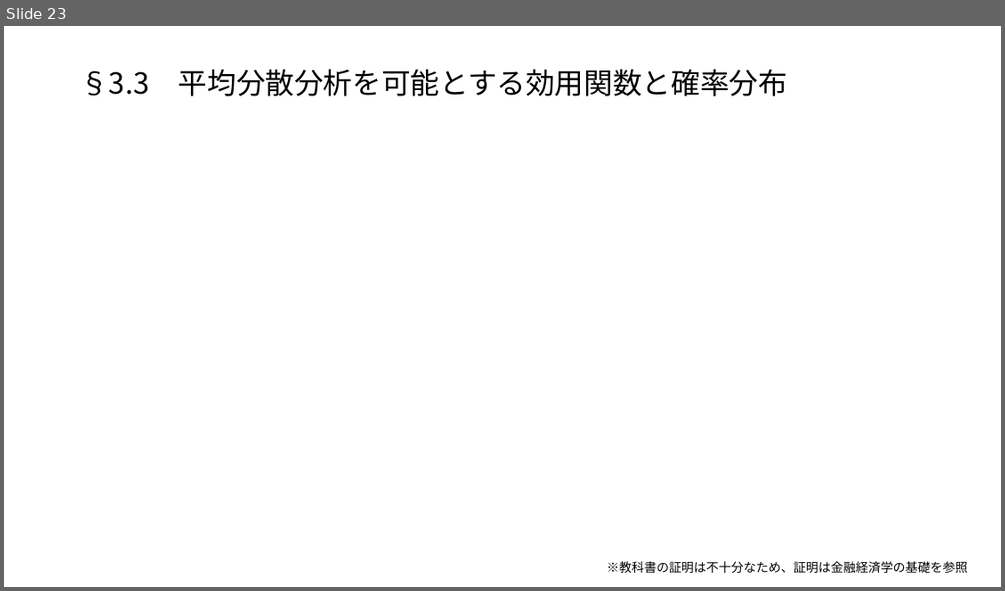
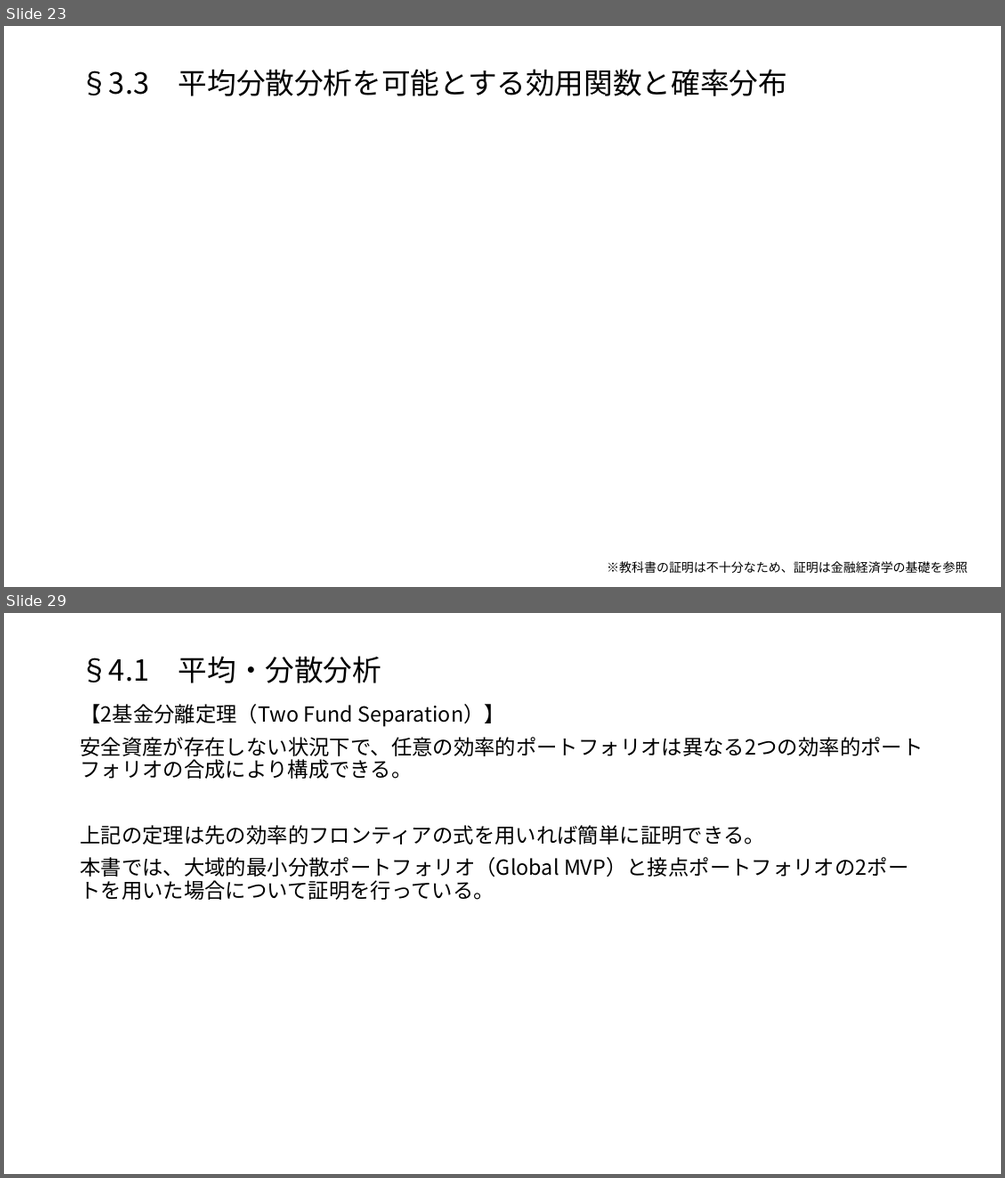
Before and after one commit to macha1811/Long-term-Investment-Theory-and-Practice, a slide deck: 第1章.pptx. Shown one above the other, each under a label of ours: slide 23 before the commit, slides 23 and 29 after it; the slides between them are not shown. The pictures are 1005x591 and 1005x1178 pixels, drawn with LibreOffice and Linux fonts; fonts in the diff are those of the drawing; grey boxes stand for pictures. Boxes give left, top, right and bottom in pixels: in the first picture for what was removed or moved away, otherwise in the second. Text is boxed around its words. In the diff, an @@ line names an element or a change of style, - is before the commit and + after.

```diff
--- a/第1章.pptx
+++ b/第1章.pptx
@@ slide 29 added at (x1=4, y1=613, x2=1001, y2=1174), background #FFFFFF @@
@@ title added at (x1=80, y1=656, x2=381, y2=683), 28 pt, text #000000 @@
+§4.1 平均・分散分析
@@ text added at (x1=80, y1=704, x2=922, y2=900), 20 pt, text #000000 @@
+【2基金分離定理（Two Fund Separation）】
+安全資産が存在しない状況下で、任意の効率的ポートフォリオは異なる2つの効率的ポートフォリオの合成により構成できる。
+上記の定理は先の効率的フロンティアの式を用いれば簡単に証明できる。
+本書では、大域的最小分散ポートフォリオ（Global MVP）と接点ポートフォリオの2ポートを用いた場合について証明を行っている。
```
Also in this commit, not shown: 8 other slides added.
